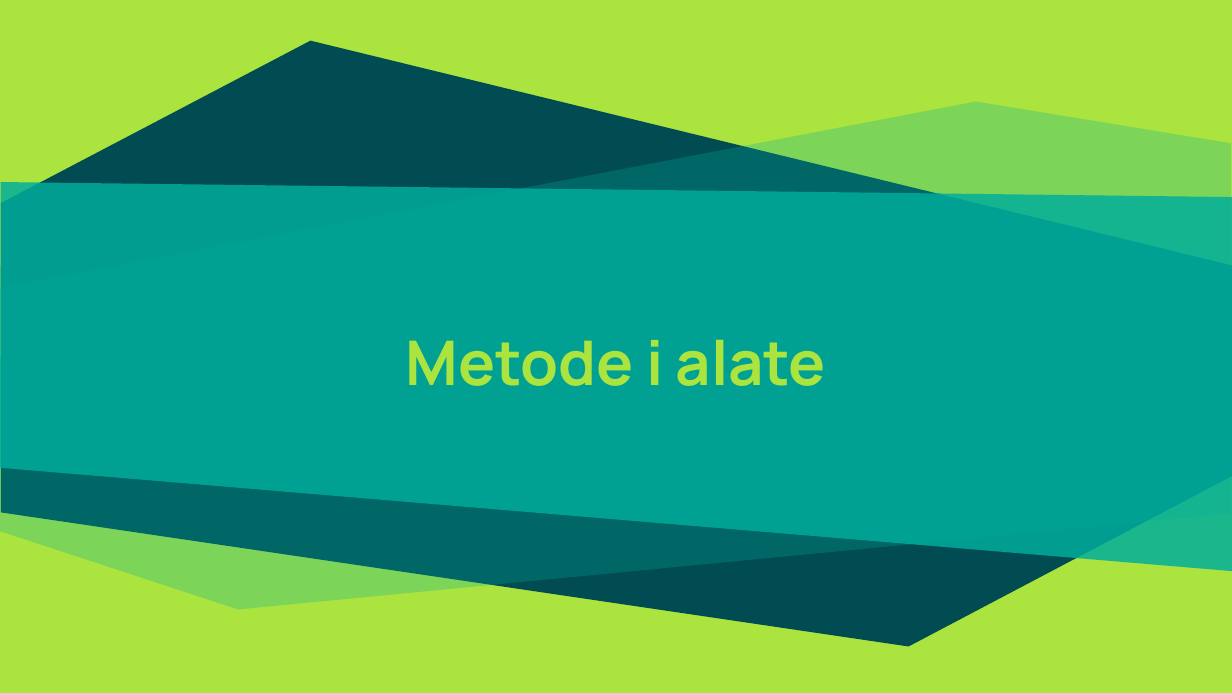
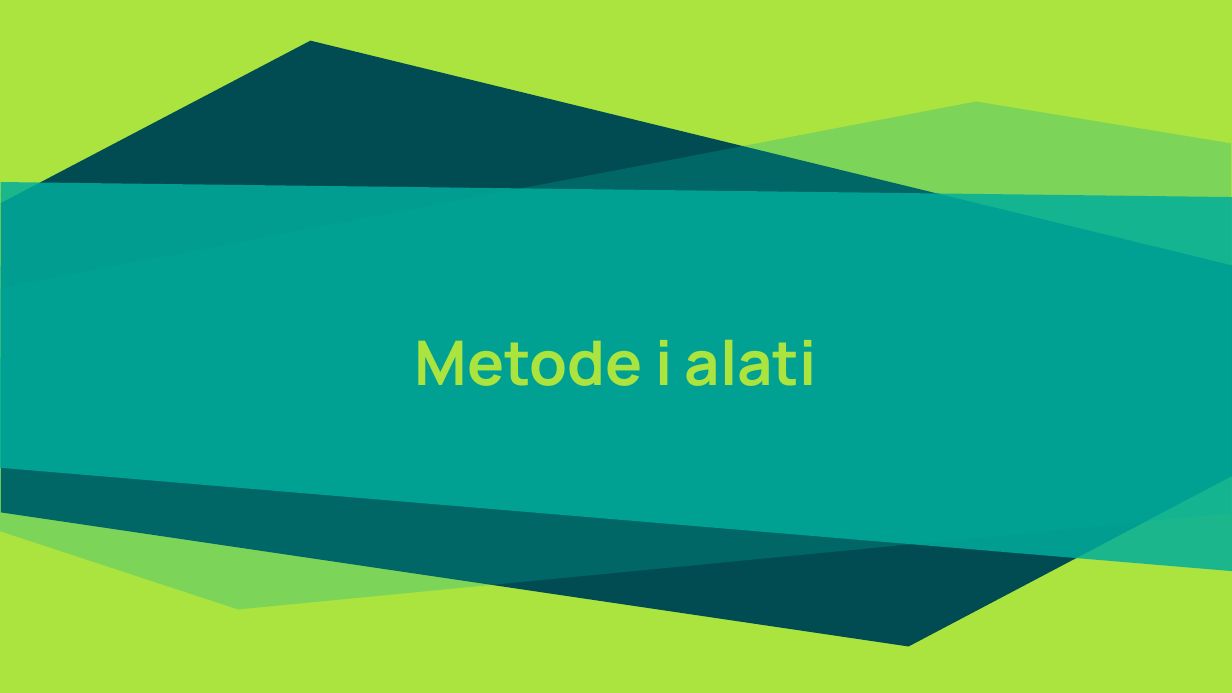
Before and after one commit to ozzy80/Large-Scale-Sequence-Comparison, a slide deck: slide 18 of Poređenje sekvenci velikih razmera.pptx (slide 16 before the commit). Drawn at 1232x693 pixels with LibreOffice and Linux fonts; fonts in the diff are those of the drawing. Boxes give left, top, right and bottom in pixels: in the first picture for what was removed or moved away, otherwise in the second. Text is boxed around its words. In the diff, an @@ line names an element or a change of style, - is before the commit and + after.

```diff
--- a/Poređenje sekvenci velikih razmera.pptx
+++ b/Poređenje sekvenci velikih razmera.pptx
@@ title at [415,339,817,386]: text changed @@
-Metode i alate
+Metode i alati
```
Also in this commit, not shown: 15 other slides changed, 11 slides added, 8 slides removed, 8 other files.
